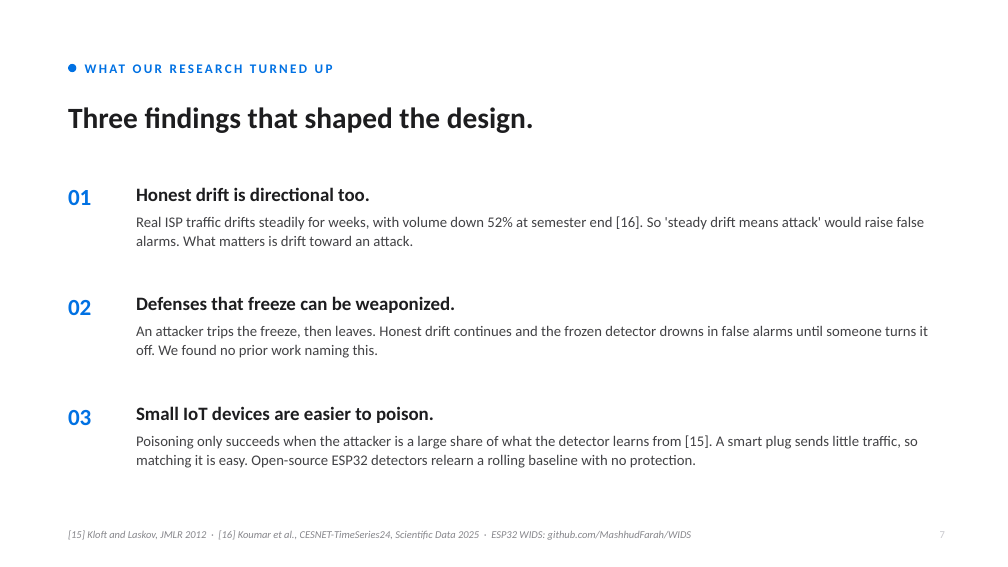
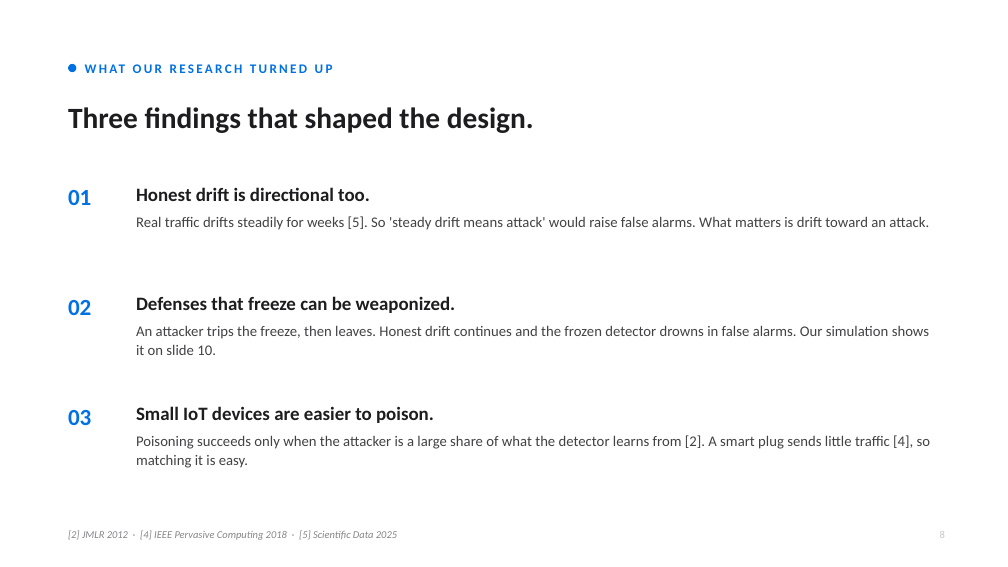
Before and after one commit to IOT-snu/brainstorming, a slide deck: slide 8 of CSD457_First_Presentation.pptx (slide 7 before the commit). Drawn at 1008x567 pixels with LibreOffice and Linux fonts; fonts in the diff are those of the drawing. Boxes give left, top, right and bottom in pixels: in the first picture for what was removed or moved away, otherwise in the second. Text is boxed around its words. In the diff, an @@ line names an element or a change of style, - is before the commit and + after.

```diff
--- a/CSD457_First_Presentation.pptx
+++ b/CSD457_First_Presentation.pptx
@@ text at box(136, 216, 929, 230): text changed @@
-Real ISP traffic drifts steadily for weeks, with volume down 52% at semester end [16]. So 'steady drift means attack' would raise false alarms. What matters is drift toward an attack.
+Real traffic drifts steadily for weeks [5]. So 'steady drift means attack' would raise false alarms. What matters is drift toward an attack.
@@ text at box(136, 325, 929, 355): text changed @@
-An attacker trips the freeze, then leaves. Honest drift continues and the frozen detector drowns in false alarms until someone turns it off. We found no prior work naming this.
+An attacker trips the freeze, then leaves. Honest drift continues and the frozen detector drowns in false alarms. Our simulation shows it on slide 10.
@@ text at box(136, 435, 931, 468): text changed @@
-Poisoning only succeeds when the attacker is a large share of what the detector learns from [15]. A smart plug sends little traffic, so matching it is easy. Open-source ESP32 detectors relearn a rolling baseline with no protection.
+Poisoning succeeds only when the attacker is a large share of what the detector learns from [2]. A smart plug sends little traffic [4], so matching it is easy.
@@ text at box(68, 530, 397, 540): text changed @@
-[15] Kloft and Laskov, JMLR 2012 · [16] Koumar et al., CESNET-TimeSeries24, Scientific Data 2025 · ESP32 WIDS: github.com/MashhudFarah/WIDS
+[2] JMLR 2012 · [4] IEEE Pervasive Computing 2018 · [5] Scientific Data 2025
```
Also in this commit, not shown: 9 other slides changed, 1 slide added, 1 other file.
